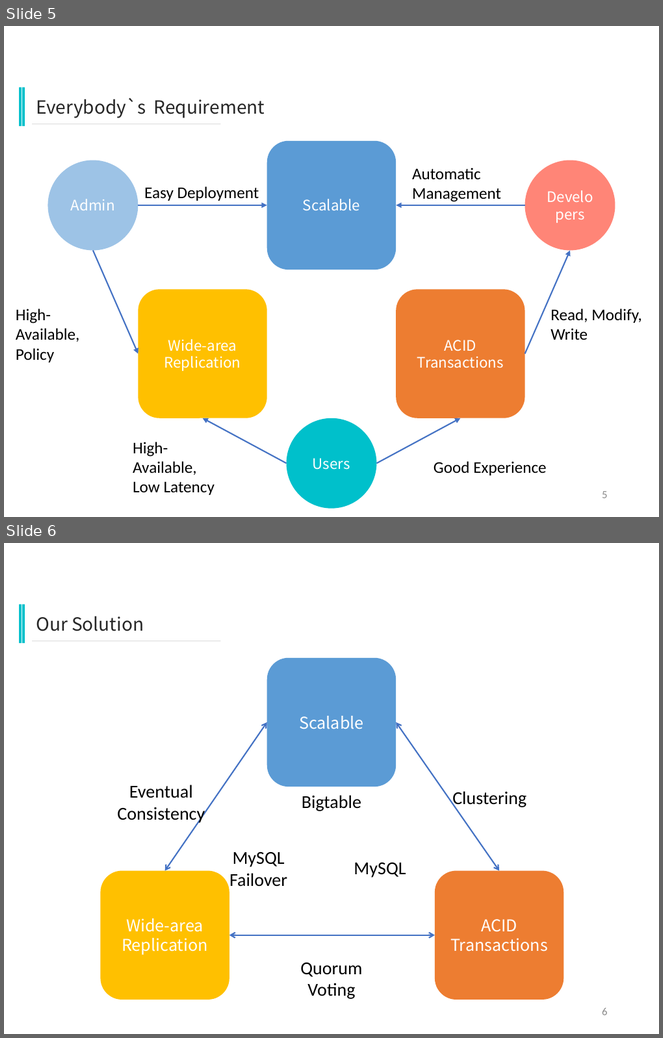
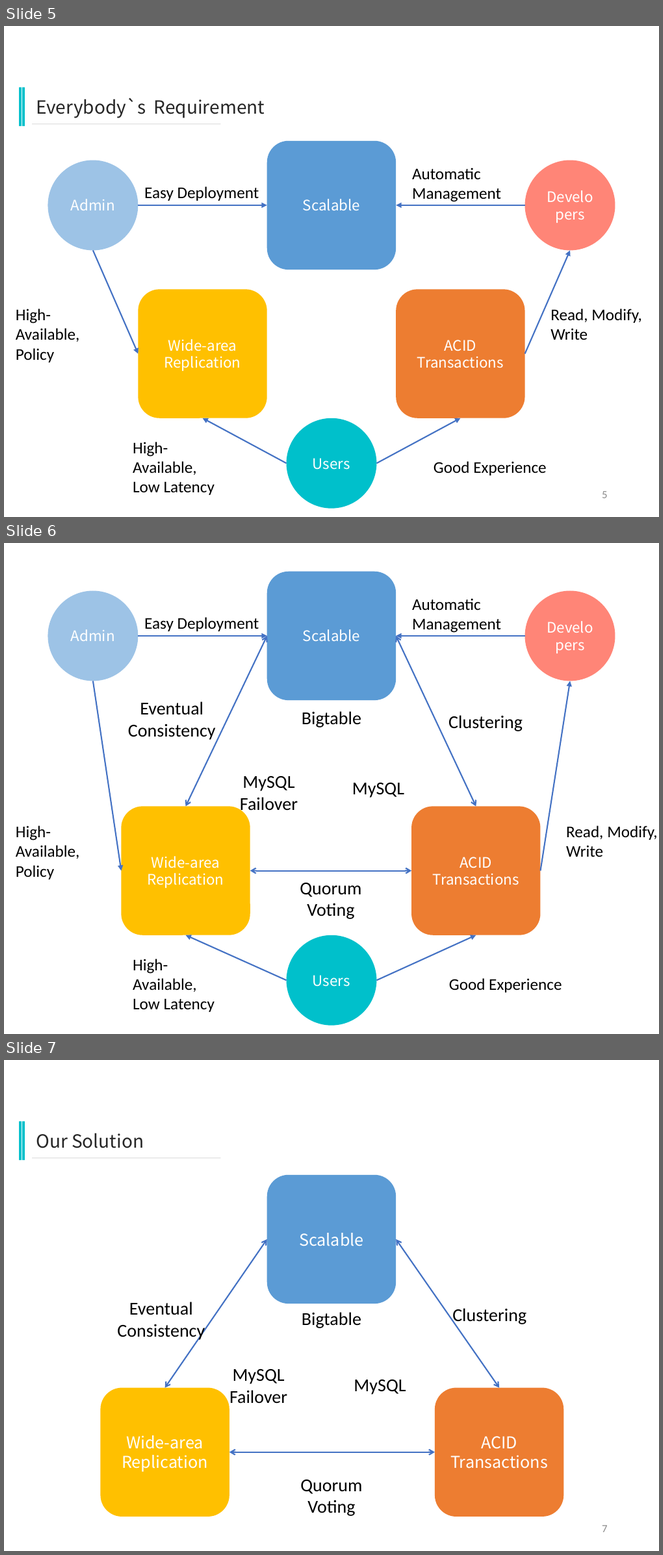
Before and after one commit to K9A2/notes, a slide deck: 并行论文/并行计算PPT.pptx. Shown one above the other, each under a label of ours: slides 5 and 6 before the commit, slides 5, 6 and 7 after it. The pictures are 663x1038 and 663x1555 pixels, drawn with LibreOffice and Linux fonts; fonts in the diff are those of the drawing. Boxes give left, top, right and bottom in pixels: in the first picture for what was removed or moved away, otherwise in the second. Text is boxed around its words. In the diff, an @@ line names an element or a change of style, - is before the commit and + after.

```diff
--- a/并行论文/并行计算PPT.pptx
+++ b/并行论文/并行计算PPT.pptx
@@ slide 6 added at [4,543,659,1034], background #FFFFFF @@
@@ rounded rectangle added at [267,571,397,700], fill #5B9BD5, 16 pt, text #FFFFFF @@
+Scalable
@@ ellipse added at [48,591,139,681], fill #9DC3E6, 16 pt, text #FFFFFF @@
+Admin
@@ text added at [412,598,501,633], 18 pt, text #000000 @@
+Automatic
+Management
@@ ellipse added at [525,591,615,681], fill #FF8577, 16 pt, text #FFFFFF @@
+Developers
@@ text added at [144,617,259,631], 18 pt, text #000000 @@
+Easy Deployment
@@ arrow added from (139, 636) to (267, 636), #4472C4 1.5 pt @@
@@ double arrow added from (185, 806) to (267, 636), #4472C4 1.5 pt @@
@@ arrow added from (525, 636) to (396, 636), #4472C4 1.5 pt @@
@@ double arrow added from (477, 806) to (396, 636), #4472C4 1.5 pt @@
@@ arrow added from (93, 681) to (121, 871), #4472C4 1.5 pt @@
@@ arrow added from (541, 871) to (570, 681), #4472C4 1.5 pt @@
@@ text added at [128,702,216,740], 20 pt, text #000000 @@
+Eventual
+Consistency
@@ text added at [302,711,362,728], 20 pt, text #000000 @@
+Bigtable
@@ text added at [449,715,523,731], 20 pt, text #000000 @@
+Clustering
@@ text added at [240,776,298,815], 20 pt, text #000000 @@
+MySQL Failover
@@ text added at [352,782,404,798], 20 pt, text #000000 @@
+MySQL
@@ rounded rectangle added at [121,806,250,936], fill #FFC000, 16 pt, text #FFFFFF @@
+Wide-area Replication
@@ rounded rectangle added at [412,806,541,936], fill #ED7D31, 16 pt, text #FFFFFF @@
+ACID
+Transactions
@@ text added at [16,826,80,880], 18 pt, text #000000 @@
+High-Available,
+Policy
@@ text added at [566,826,657,857], 18 pt, text #000000 @@
+Read, Modify, Write
@@ double arrow added from (412, 871) to (250, 871), #4472C4 1.5 pt @@
@@ text added at [300,883,362,919], 20 pt, text #000000 @@
+Quorum
+Voting
@@ arrow added from (286, 980) to (185, 936), #4472C4 1.5 pt @@
@@ ellipse added at [286,936,377,1026], fill #00C0CB, 16 pt, text #FFFFFF @@
+Users
@@ arrow added from (377, 980) to (477, 936), #4472C4 1.5 pt @@
@@ text added at [133,959,215,1012], 18 pt, text #000000 @@
+High-Available,
+Low Latency
@@ text added at [449,979,562,993], 18 pt, text #000000 @@
+Good Experience
@@ what was slide 6 is now slide 7 @@
@@ page number at [602,1525,607,1533]: text changed @@
-6
+7
```
Also in this commit, not shown: 2 other files.
